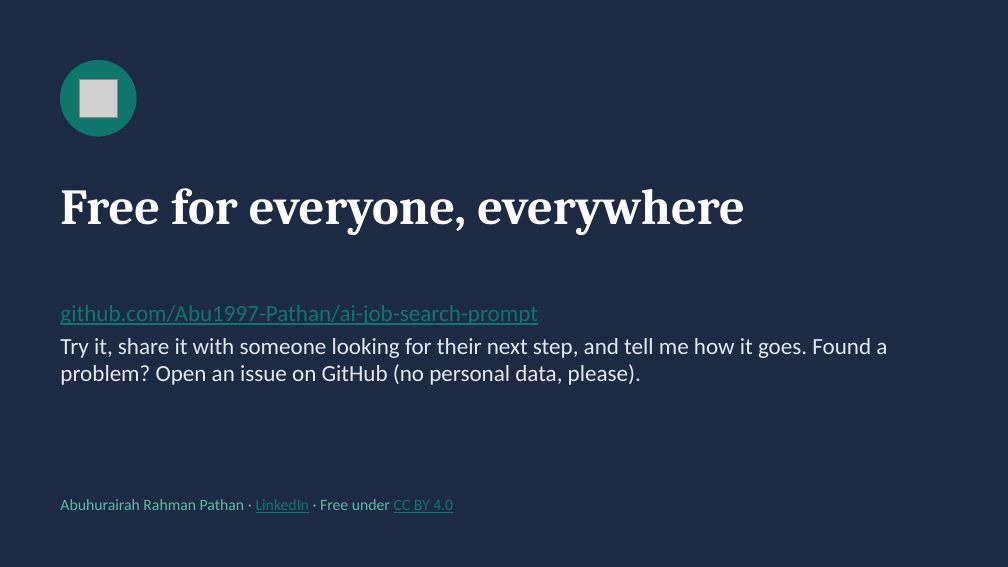
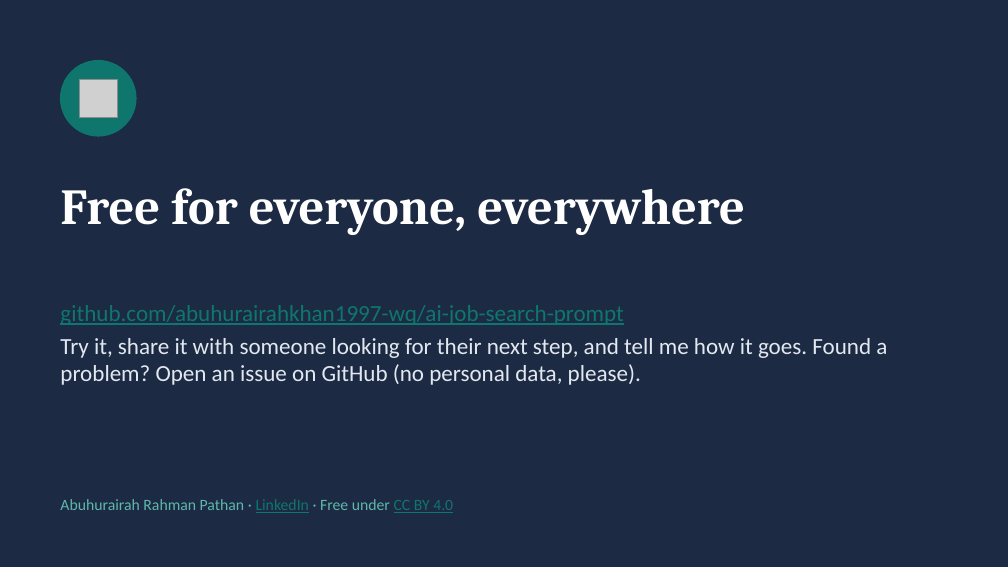
Before and after one commit to abuhurairahkhan1997-wq/ai-job-search-prompt, a slide deck: slide 13 of AI_Career_Search_Prompt_Beginners_Guide.pptx. Drawn at 1008x567 pixels with LibreOffice and Linux fonts; fonts in the diff are those of the drawing; grey boxes stand for pictures. Boxes give left, top, right and bottom in pixels: in the first picture for what was removed or moved away, otherwise in the second. Text is boxed around its words. In the diff, an @@ line names an element or a change of style, - is before the commit and + after.

```diff
--- a/AI_Career_Search_Prompt_Beginners_Guide.pptx
+++ b/AI_Career_Search_Prompt_Beginners_Guide.pptx
@@ text at [60,305,623,325]: text changed @@
-github.com/Abu1997-Pathan/ai-job-search-prompt
+github.com/abuhurairahkhan1997-wq/ai-job-search-prompt
```
Also in this commit, not shown: 4 other files.
